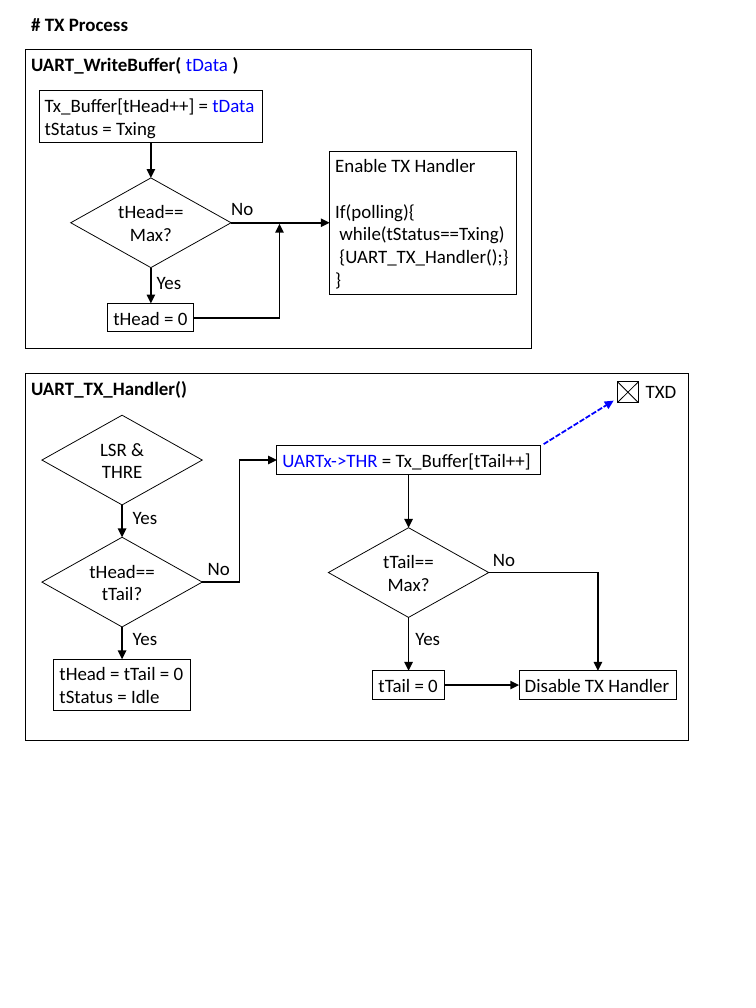
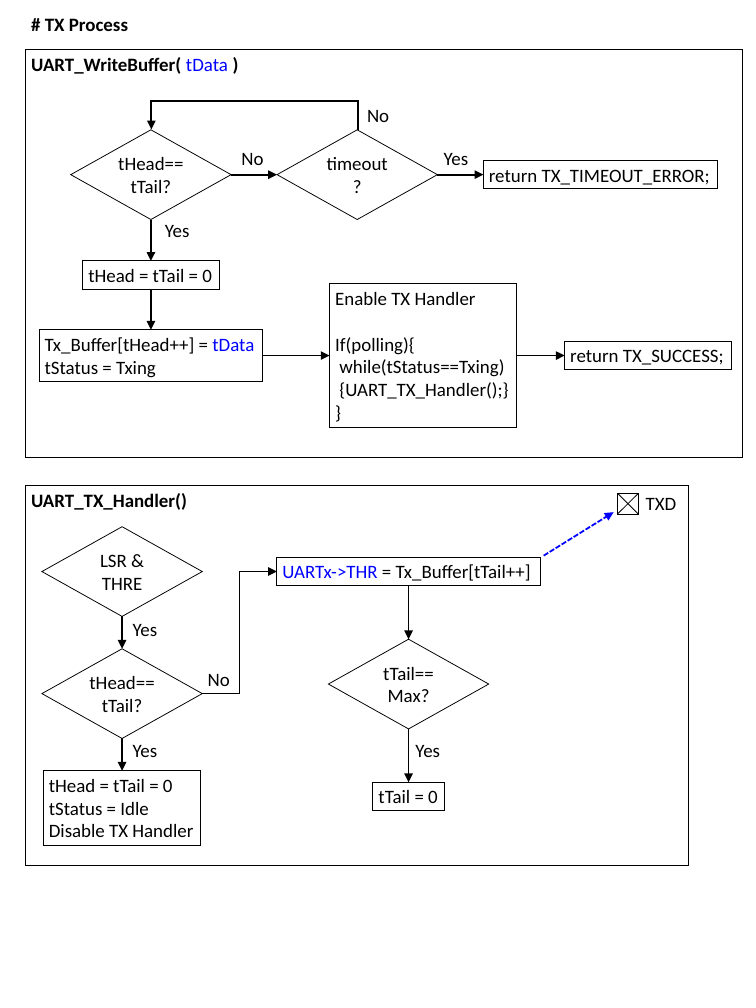
Before and after one commit to dsong831/MISC, a slide deck: slide 2 of ABOV/UART/Application note/New UART Flow Chart.pptx. Drawn at 756x1008 pixels with LibreOffice and Linux fonts; fonts in the diff are those of the drawing. Boxes give left, top, right and bottom in pixels: in the first picture for what was removed or moved away, otherwise in the second. Text is boxed around its words. In the diff, an @@ line names an element or a change of style, - is before the commit and + after.

```diff
--- a/ABOV/UART/Application note/New UART Flow Chart.pptx
+++ b/ABOV/UART/Application note/New UART Flow Chart.pptx
@@ rectangle "UART_WriteBuffer( )" resized from (x1=26, y1=50, x2=532, y2=349) to (x1=26, y1=50, x2=743, y2=458) @@
@@ elbow arrow added from (358, 130) to (151, 129), #000000 2.25 pt @@
@@ text "No" moved from (x1=493, y1=554, x2=515, y2=566) to (x1=367, y1=110, x2=389, y2=122) @@
@@ diamond "tHead==" moved from (x1=71, y1=178, x2=231, y2=268) to (x1=71, y1=130, x2=231, y2=219) @@
@@ text "No" moved from (x1=231, y1=203, x2=253, y2=215) to (x1=241, y1=153, x2=263, y2=165) @@
@@ diamond added at (x1=277, y1=130, x2=438, y2=219), fill #FFFFFF, outline #000000 1 pt, 24 pt, text #000000 @@
+timeout?
@@ arrow added from (231, 175) to (277, 175), #000000 2.25 pt @@
@@ arrow added from (437, 175) to (483, 175), #000000 2.25 pt @@
@@ text added at (x1=444, y1=153, x2=469, y2=165), 24 pt, text #000000 @@
+Yes
@@ rectangle added at (x1=483, y1=161, x2=718, y2=189), outline #000000 0.75 pt, 24 pt, text #000000 @@
+return TX_TIMEOUT_ERROR;
@@ text in diamond at (x1=131, y1=180, x2=172, y2=193): text changed @@
-Max?
+tTail?
@@ arrow moved from (151, 142) - (151, 178) to (151, 219) - (151, 261) @@
@@ text "Yes" moved from (x1=157, y1=277, x2=182, y2=289) to (x1=165, y1=225, x2=190, y2=237) @@
@@ elbow arrow removed from (194, 318) to (280, 224) @@
@@ rectangle "tHead = tTail = 0" resized from (x1=108, y1=303, x2=194, y2=332) to (x1=83, y1=261, x2=219, y2=289) @@
@@ text in rectangle at (x1=88, y1=269, x2=212, y2=282): text changed @@
-tHead = 0
+tHead = tTail = 0
@@ arrow moved from (151, 268) - (151, 303) to (151, 290) - (151, 330) @@
@@ rectangle "Enable TX Handler" moved from (x1=330, y1=151, x2=516, y2=294) to (x1=330, y1=284, x2=516, y2=427) @@
@@ rectangle "Tx_Buffer[tHead++] = tData" moved from (x1=39, y1=91, x2=263, y2=142) to (x1=39, y1=330, x2=263, y2=382) @@
@@ arrow moved from (231, 223) - (330, 223) to (263, 356) - (330, 356) @@
@@ arrow added from (517, 356) to (565, 356), #000000 2.25 pt @@
@@ rectangle added at (x1=565, y1=341, x2=732, y2=370), outline #000000 0.75 pt, 24 pt, text #000000 @@
+return TX_SUCCESS;
@@ rectangle "UART_TX_Handler()" resized from (x1=26, y1=374, x2=689, y2=740) to (x1=26, y1=485, x2=689, y2=866) @@
@@ 5 texts, 5 arrows, 3 diamonds, 3 rectangles, 2 lines, 1 elbow arrow moved together from (x1=42, y1=382, x2=677, y2=699) to (x1=42, y1=493, x2=677, y2=811) @@
@@ elbow arrow removed from (489, 573) to (598, 671) @@
@@ arrow removed from (444, 685) to (519, 685) @@
@@ rectangle removed at (x1=519, y1=671, x2=677, y2=699) @@
-Disable TX Handler
@@ rectangle "tHead = tTail = 0" resized from (x1=54, y1=660, x2=191, y2=711) to (x1=43, y1=771, x2=201, y2=845) @@
@@ text in rectangle at (x1=49, y1=824, x2=193, y2=837): paragraph added @@
+Disable TX Handler
```
Also in this commit, not shown: 1 other slide changed, 2 other files.
